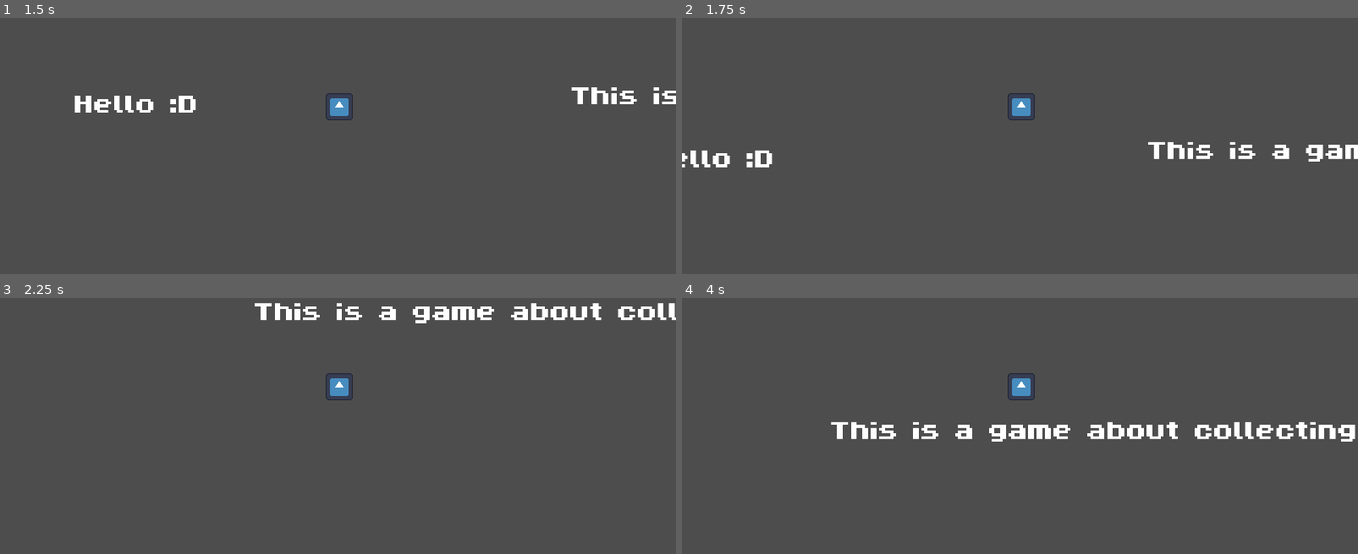
Above: before the commit, frames 1-4 (two rows, left to right).
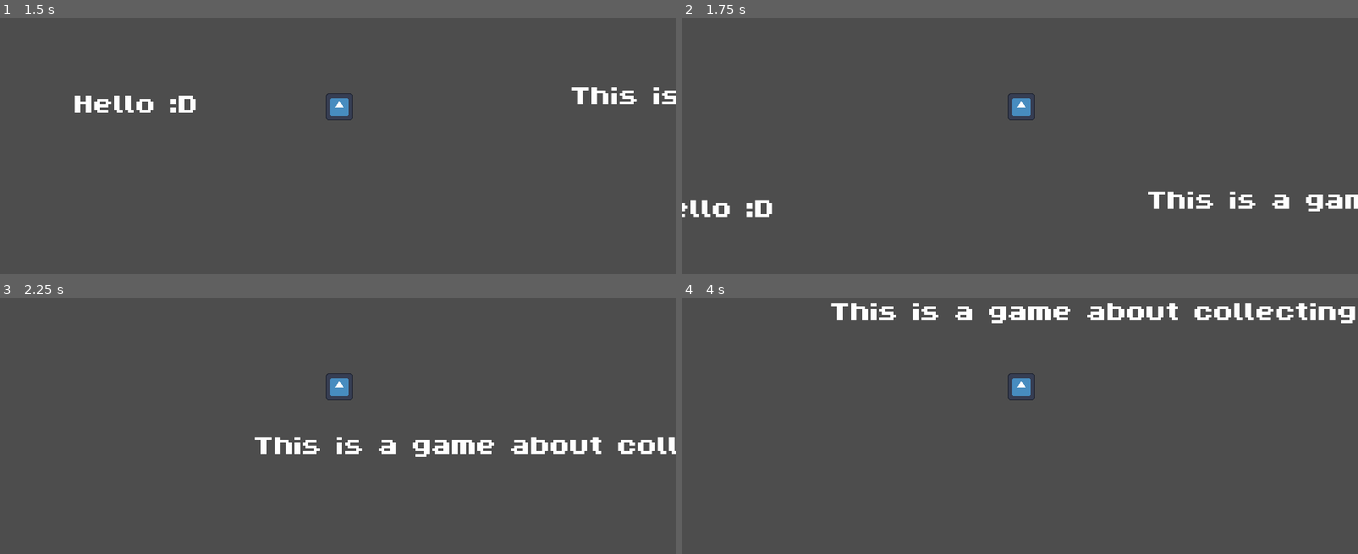
Above: after the commit, the same moments.

Repository: davidcalimero/the-collector
Game: Godot game, scene res://start_menu.tscn
The game is run twice, just before and just after one commit, with the same random seed, the same clock (stepped at 60 frames per second) and the same inputs. The engine's default icon, where the game draws it, is replaced by a stand-in: a white triangle on a blue panel in a dark square.
Inputs:
- Up to frame 1 (1.5 s): click "Start Game" at 0.5 s; tap Enter at 1.25 s; hold Right (move_right) from 1.28 s (still down); tap Space (jump) at 1.35 s
- Up to frame 2 (1.75 s): keep holding Right (move_right); tap Space (jump) at 1.52 s
- Up to frame 3 (2.25 s): keep holding Right (move_right); tap Space (jump) at 1.82, 2.1 s
- Up to frame 4 (4 s): tap Space (jump) at 2.27, 2.57, 2.85, 3.6, 3.77 s; release Right (move_right) at 2.78 s; hold Left (move_left) 2.78-3.53 s; hold Right (move_right) from 3.53 s (still down)

Frame 1 is identical in both runs. In frame 2, 2.6% of the frame differs, in the area x 0-100%, y 48-78%; in frame 3, 3.6%; in frame 4, 4.8%, in the area x 22-100%, y 1-57%.

Commit message:
Add double jump functionality
For the moment, assume the user is able to always double jump

Diff:
--- a/the-collector/player.gd
+++ b/the-collector/player.gd
@@ -1,19 +1,24 @@
 extends CharacterBody2D
 
+const DOUBLE_JUMP_CARD_SKILL = "double_jump"
 
 const SPEED = 300.0
 const JUMP_VELOCITY = -400.0
 
+var double_jumped = false
 
 func _physics_process(delta: float) -> void:
 	# Add the gravity.
 	if not is_on_floor():
 		velocity += get_gravity() * delta
+	elif is_on_floor() and double_jumped:
+		double_jumped = false
 
 	# Handle jump.
 	if Input.is_action_just_pressed("jump") and is_on_floor():
-		print("Jumping?!")
 		velocity.y = JUMP_VELOCITY
+
+	verify_double_jump()
 
 	# Get the input direction and handle the movement/deceleration.
 	# As good practice, you should replace UI actions with custom gameplay actions.
@@ -24,3 +29,14 @@
 		velocity.x = move_toward(velocity.x, 0, SPEED)
 
 	move_and_slide()
+
+func verify_double_jump() -> void:
+	if Input.is_action_just_pressed("jump") and not is_on_floor() and has_card_skill_equipped(DOUBLE_JUMP_CARD_SKILL) and not double_jumped:
+		velocity.y = JUMP_VELOCITY
+		double_jumped = true;
+
+func dash() -> void:
+	print("dash")
+
+func has_card_skill_equipped(skill_card_name: String) -> bool:
+	return true
